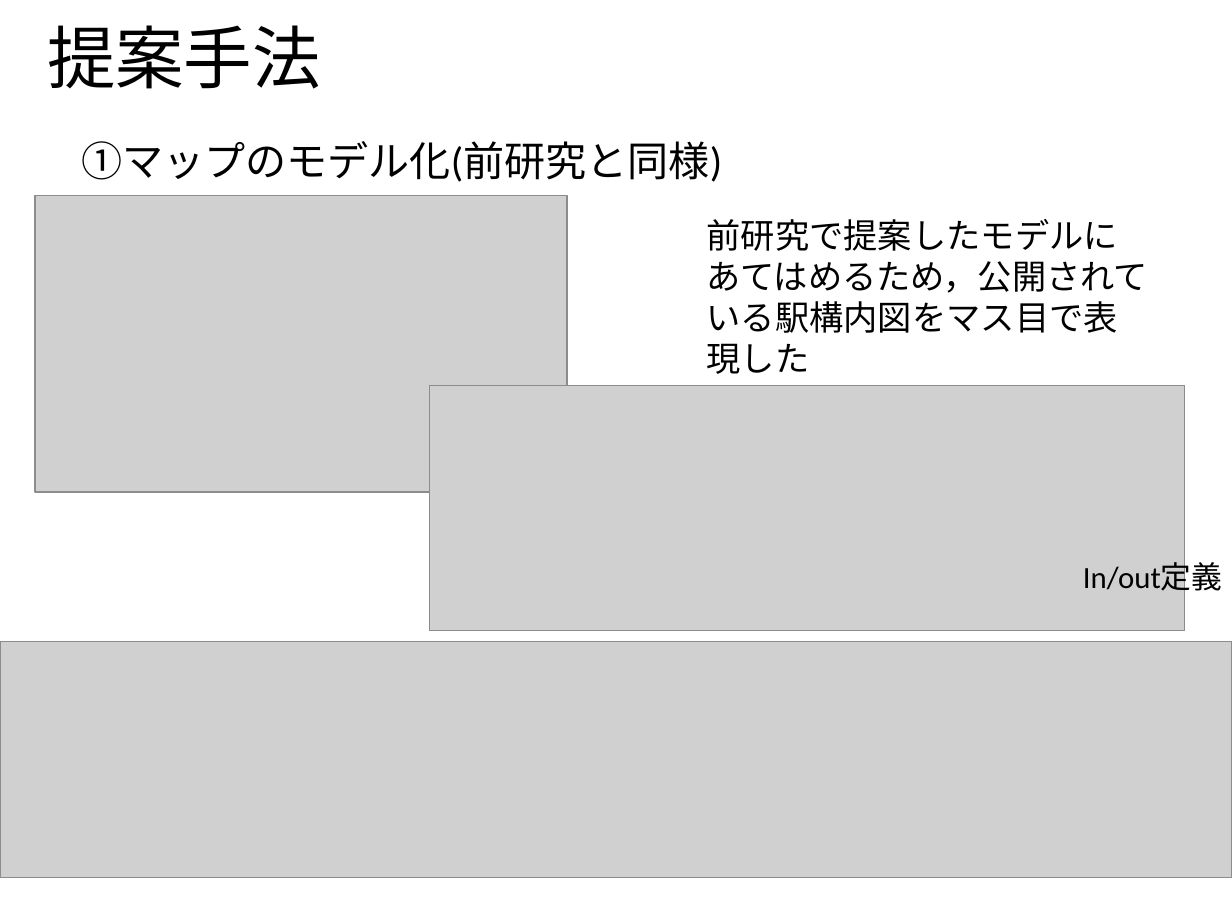
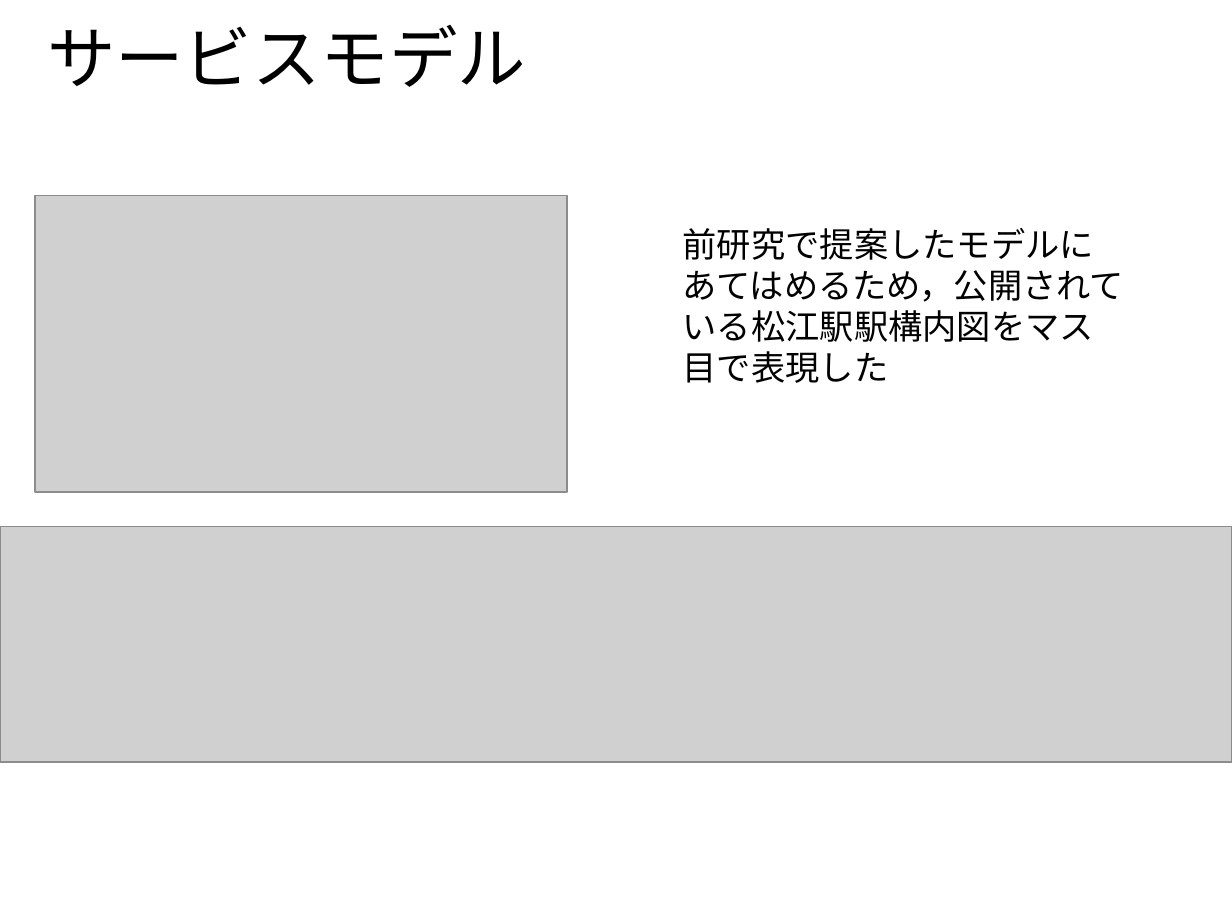
Before and after one commit to ao-megane/LplcOpenDataConverter, a slide deck: slide 32 of LplcOpenDataConverter/LplcOpenDataConverter/プレゼン/多地点カメラを用いた見守りサービスにおける第三者のプライバシデータ流出比の定量評価.pptx (slide 14 before the commit). Drawn at 1232x924 pixels with LibreOffice and Linux fonts; fonts in the diff are those of the drawing; grey boxes stand for pictures; background and template pictures are left out. Boxes give left, top, right and bottom in pixels: in the first picture for what was removed or moved away, otherwise in the second. Text is boxed around its words. In the diff, an @@ line names an element or a change of style, - is before the commit and + after.

```diff
--- a/LplcOpenDataConverter/LplcOpenDataConverter/プレゼン/多地点カメラを用いた見守りサービスにおける第三者のプライバシデータ流出比の定量評価.pptx
+++ b/LplcOpenDataConverter/LplcOpenDataConverter/プレゼン/多地点カメラを用いた見守りサービスにおける第三者のプライバシデータ流出比の定量評価.pptx
@@ title at [47,25,526,87]: text changed @@
-提案手法
+サービスモデル
@@ text removed at [81,141,722,182] @@
-①マップのモデル化(前研究と同様)
@@ text at [683,228,1125,383]: text changed @@
-前研究で提案したモデルにあてはめるため，公開されている駅構内図をマス目で表現した
+前研究で提案したモデルにあてはめるため，公開されている松江駅駅構内図をマス目で表現した
@@ picture removed at [430,386,1185,631] @@
@@ picture: place and size @@
-picture at [0,642,1232,877]
+picture at [0,526,1232,761]
@@ text removed at [1083,563,1223,597] @@
-In/out定義
```
Also in this commit, not shown: 18 other slides changed, 8 slides added, 9 slides removed, 1 other file.
